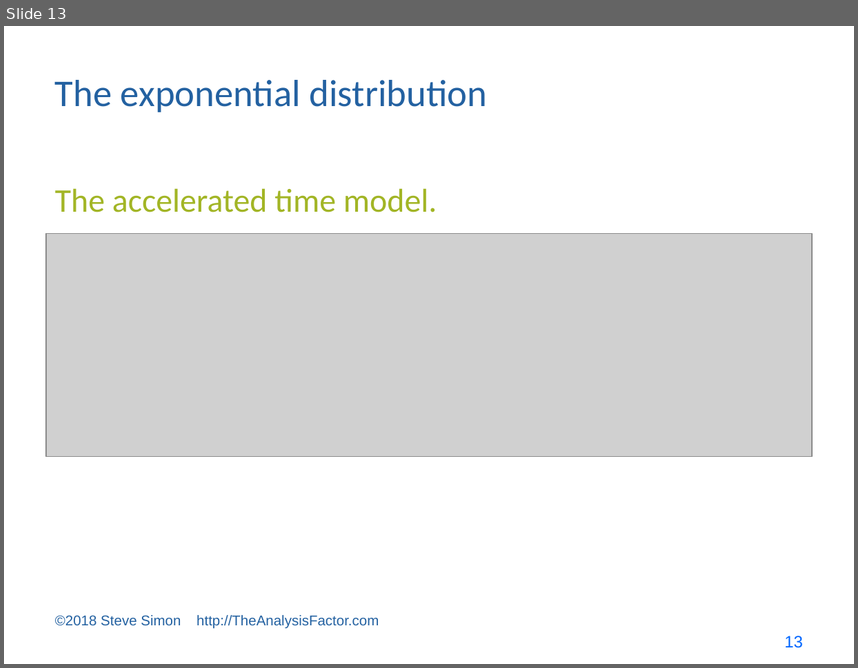
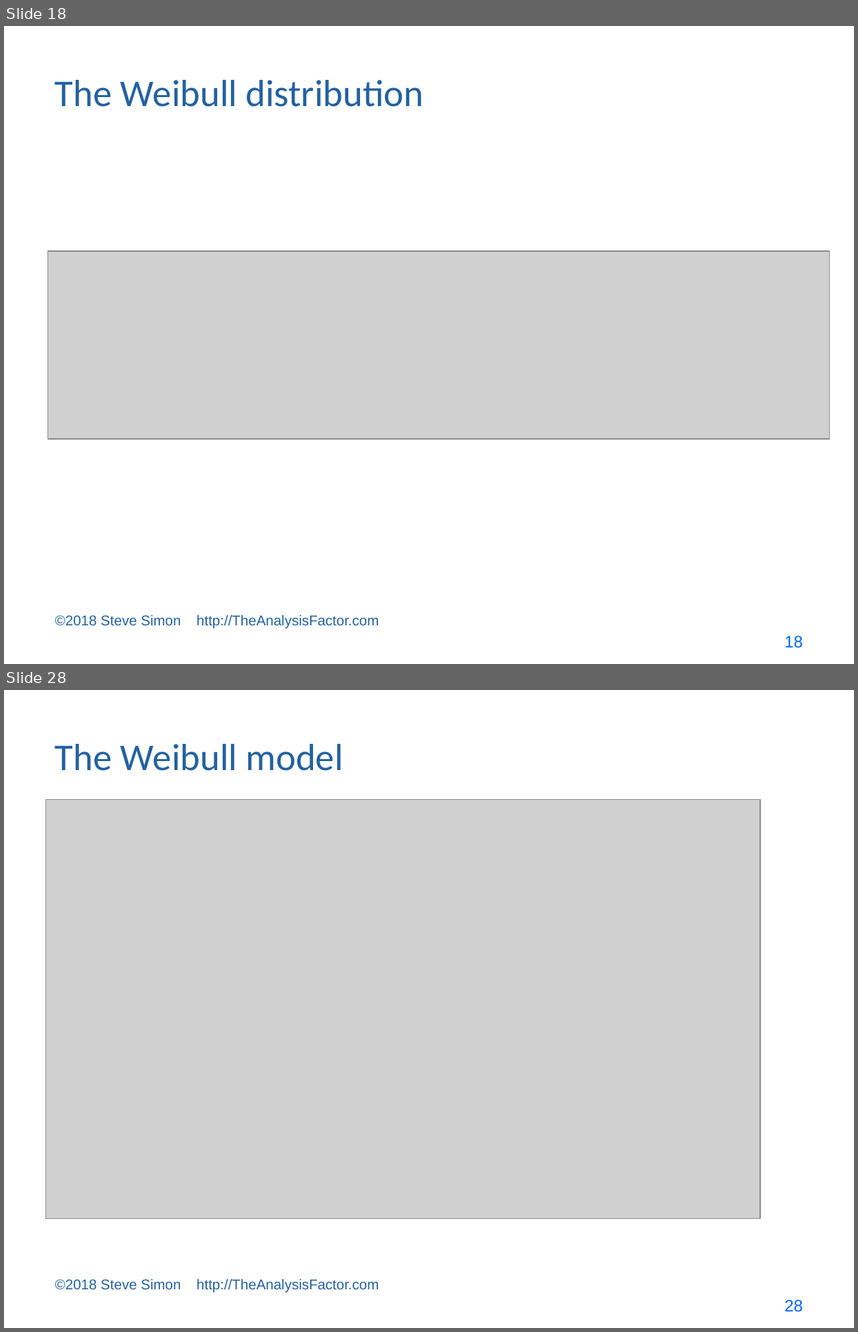
Before and after one commit to pmean/survival-models, a slide deck: bin/survival lecture 6.pptx. Shown one above the other, each under a label of ours: slide 13 before the commit, slides 18 and 28 after it; the slides between them are not shown. The pictures are 858x668 and 858x1332 pixels, drawn with LibreOffice and Linux fonts; fonts in the diff are those of the drawing; grey boxes stand for pictures. Boxes give left, top, right and bottom in pixels: in the first picture for what was removed or moved away, otherwise in the second. Text is boxed around its words. In the diff, an @@ line names an element or a change of style, - is before the commit and + after.

```diff
--- a/bin/survival lecture 6.pptx
+++ b/bin/survival lecture 6.pptx
@@ slide 28 added at (4,690,854,1328), background #FFFFFF @@
@@ title added at (55,744,343,771), 32 pt, text #2361A1 @@
+The Weibull model
@@ picture added at (45,800,760,1219) @@
@@ text added at (55,1279,379,1292), 12 pt, text #2361A1 @@
+©2018 Steve Simon http://TheAnalysisFactor.com
@@ page number added at (784,1299,803,1312), 14 pt, text #0066FF @@
+28
@@ what was slide 13 is now slide 18 @@
@@ slide 18 changed as well @@
@@ title at (55,80,424,107): text changed @@
-The exponential distribution
+The Weibull distribution
@@ text removed at (55,188,437,212) @@
-The accelerated time model.
@@ picture: place and size @@
-picture at (47,234,813,456)
+picture at (47,251,829,439)
@@ page number at (784,635,803,648): text changed @@
-13
+18
```
Also in this commit, not shown: 2 other slides changed, 14 other slides added, 15 other files.
